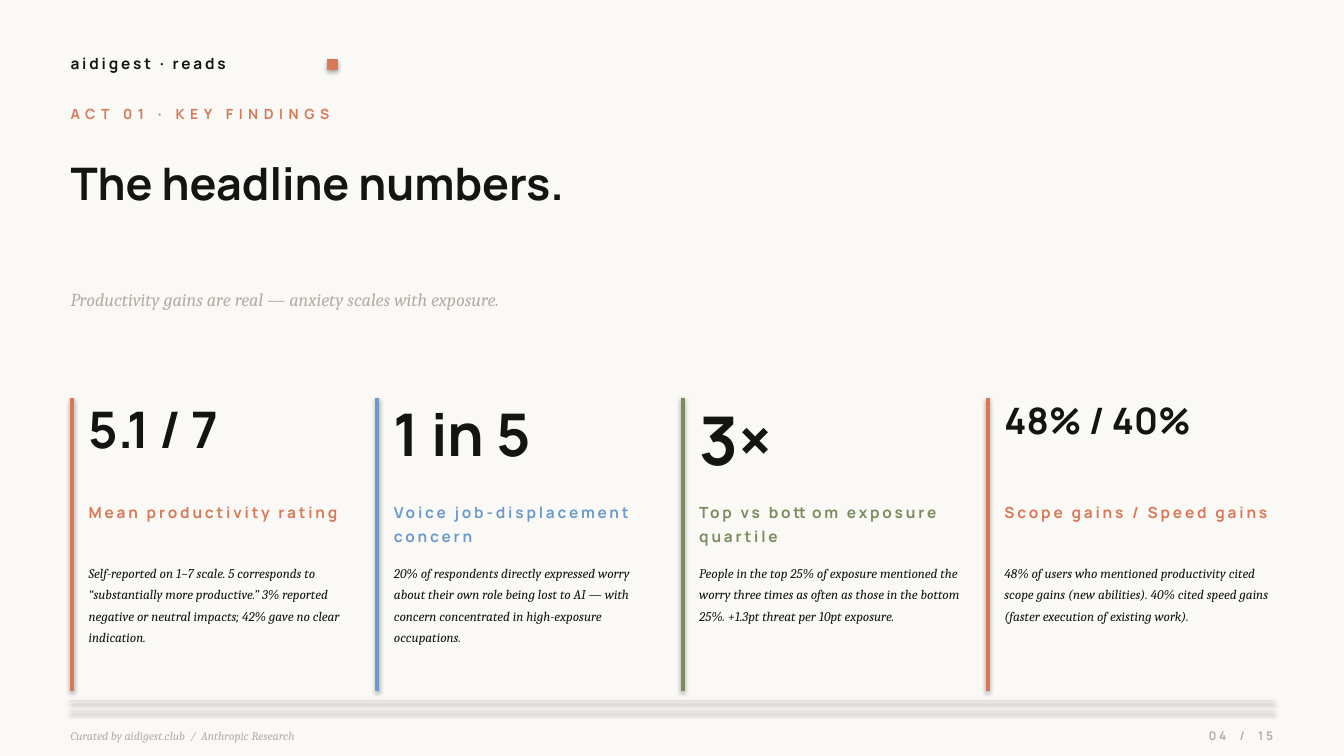
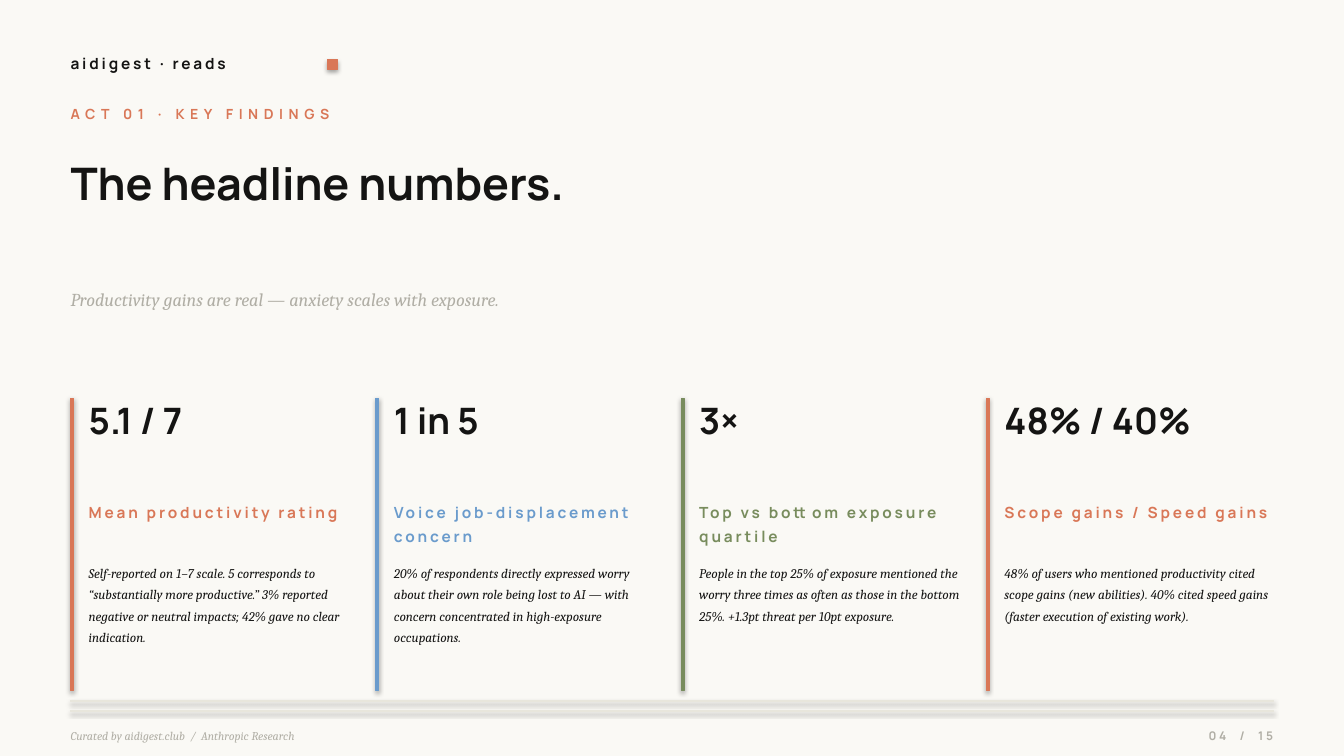
Before and after one commit to dongbocui-maker/ai-daily, a slide deck: slide 4 of public/decks/anthropic-81k-economics.pptx. Drawn at 1344x756 pixels with LibreOffice and Linux fonts; fonts in the diff are those of the drawing. Boxes give left, top, right and bottom in pixels: in the first picture for what was removed or moved away, otherwise in the second. Text is boxed around its words. In the diff, an @@ line names an element or a change of style, - is before the commit and + after.

Commit message:
feat(reads-ppt): parallel-element uniform sizing across all builders
User feedback: sibling elements at the same hierarchy level should share
ONE font size — not each shrink independently. Otherwise stat_grid ends
up with mixed sizes like '3.0' at 48pt next to 'Dec 2025' at 30pt, which
breaks visual hierarchy.

New rule (applied to all parallel-structure builders):
  pick the SMALLEST size needed across the whole group → apply to all

Affected:
- stat_grid       : 4 values share one size (via _group_value_size)
- two_column      : 2 column values share one size (_TWO_COL_VALUE_TABLE)
- insight_pair    : 2 card headers share one size (_INSIGHT_HEADER_TABLE)
- action_list     : 5 action headers share one size (_ACTION_HEADER_TABLE)
- synthesis       : 3 pillar headers share one size (_SYNTHESIS_HEADER_TABLE)

Karpathy P4 stat_grid: now uniform 30pt across [3.0, Dec 2025, 4×, 10x+]
81K P4 stat_grid: now uniform 26pt across [5.1/7, 1 in 5, 3×, 48%/40%]
All 4 columns now sit on a single line — pixel-verified.

```diff
--- a/public/decks/anthropic-81k-economics.pptx
+++ b/public/decks/anthropic-81k-economics.pptx
@@ text "5.1 / 7" at <box>89,407,182,435</box>: size 36 to 26 pt @@
@@ text "1 in 5" at <box>394,407,478,435</box>: size 42 to 26 pt @@
@@ text "3×" at <box>699,407,739,435</box>: size 48 to 26 pt @@
```
Also in this commit, not shown: 3 other slides changed, 9 other files.
